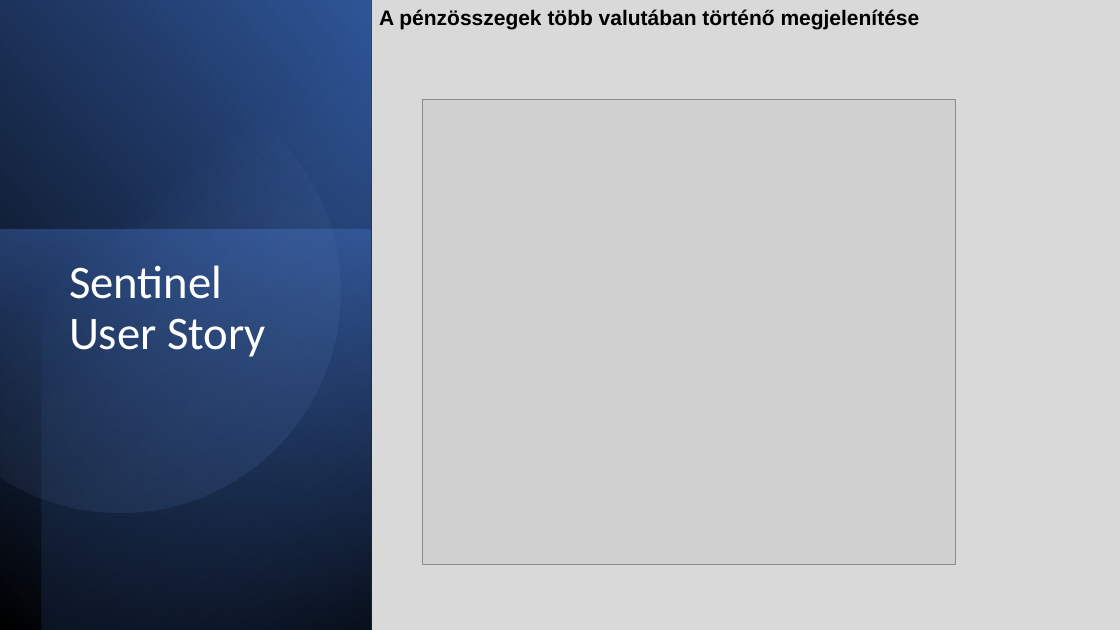
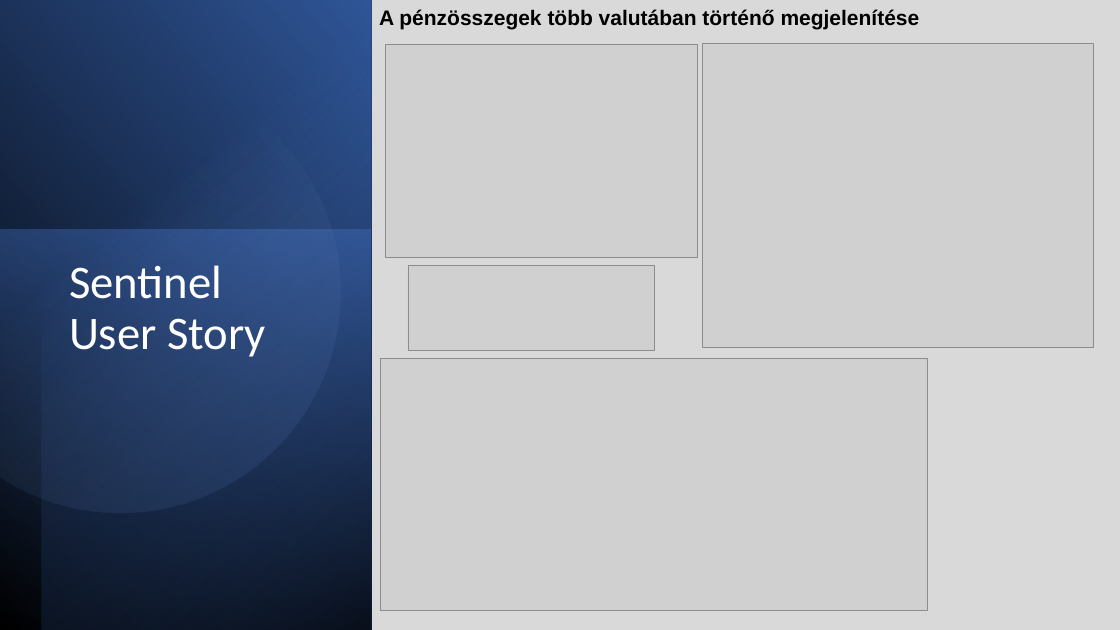
Before and after one commit to zal2004/AgilisSzoftFejlDemo, a slide deck: slide 9 of Sentinel.pptx. Drawn at 1120x630 pixels with LibreOffice and Linux fonts; fonts in the diff are those of the drawing; grey boxes stand for pictures. Boxes give left, top, right and bottom in pixels: in the first picture for what was removed or moved away, otherwise in the second. Text is boxed around its words. In the diff, an @@ line names an element or a change of style, - is before the commit and + after.

```diff
--- a/Sentinel.pptx
+++ b/Sentinel.pptx
@@ picture added at bbox=[385, 45, 697, 257] @@
@@ picture added at bbox=[702, 44, 1094, 348] @@
@@ picture removed at bbox=[423, 100, 955, 565] @@
@@ picture added at bbox=[408, 266, 655, 351] @@
@@ picture added at bbox=[381, 359, 928, 611] @@
```
Also in this commit, not shown: 4 other slides changed, 1 slide added, 1 slide removed, 10 other files.
